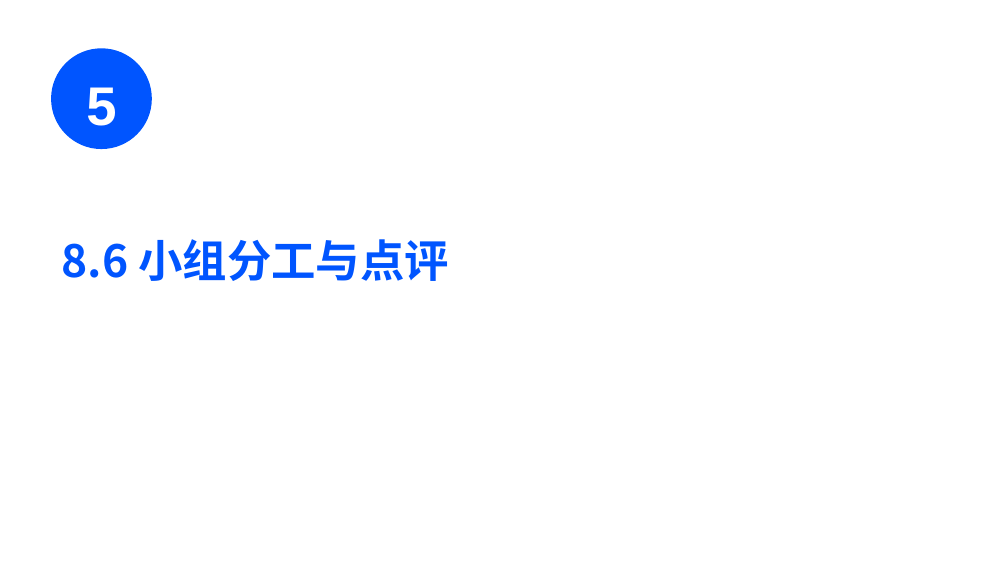
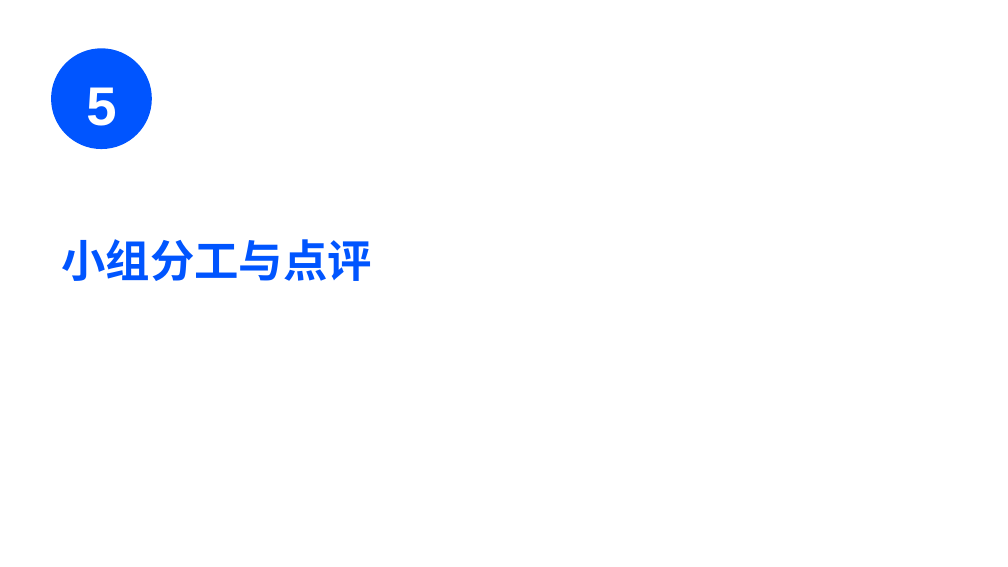
Before and after one commit to Cy2s1ne/Intelligent-PE-test, a slide deck: slide 34 of PPT/翻转课堂ppt2.pptx (slide 21 before the commit). Drawn at 1008x567 pixels with LibreOffice and Linux fonts; fonts in the diff are those of the drawing; background and template pictures are left out. Boxes give left, top, right and bottom in pixels: in the first picture for what was removed or moved away, otherwise in the second. Text is boxed around its words. In the diff, an @@ line names an element or a change of style, - is before the commit and + after.

```diff
--- a/PPT/翻转课堂ppt2.pptx
+++ b/PPT/翻转课堂ppt2.pptx
@@ text at [62,239,372,281]: text changed @@
-8.6 小组分工与点评
+小组分工与点评
```
Also in this commit, not shown: 9 other slides changed, 14 slides added.
